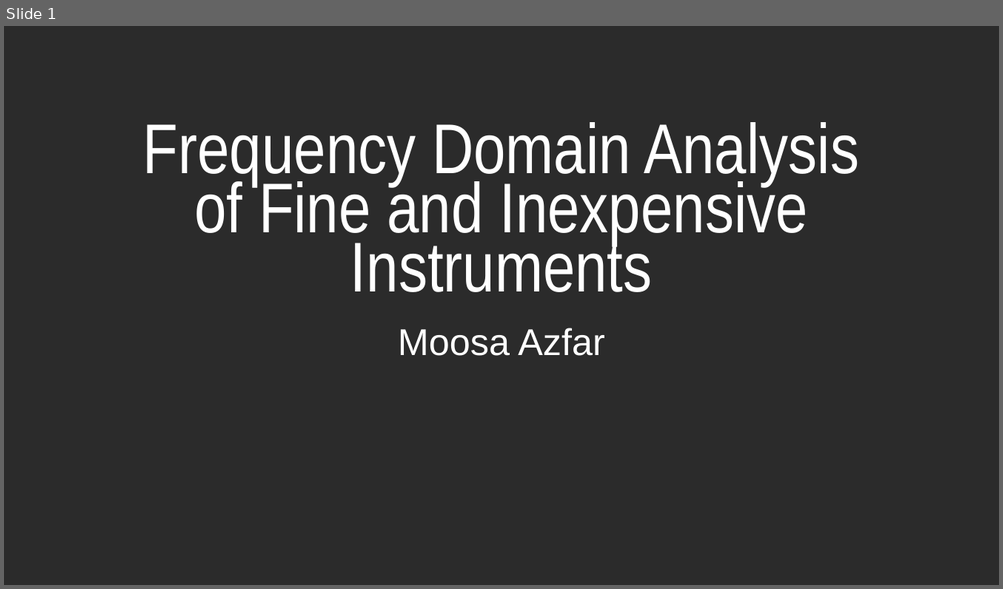
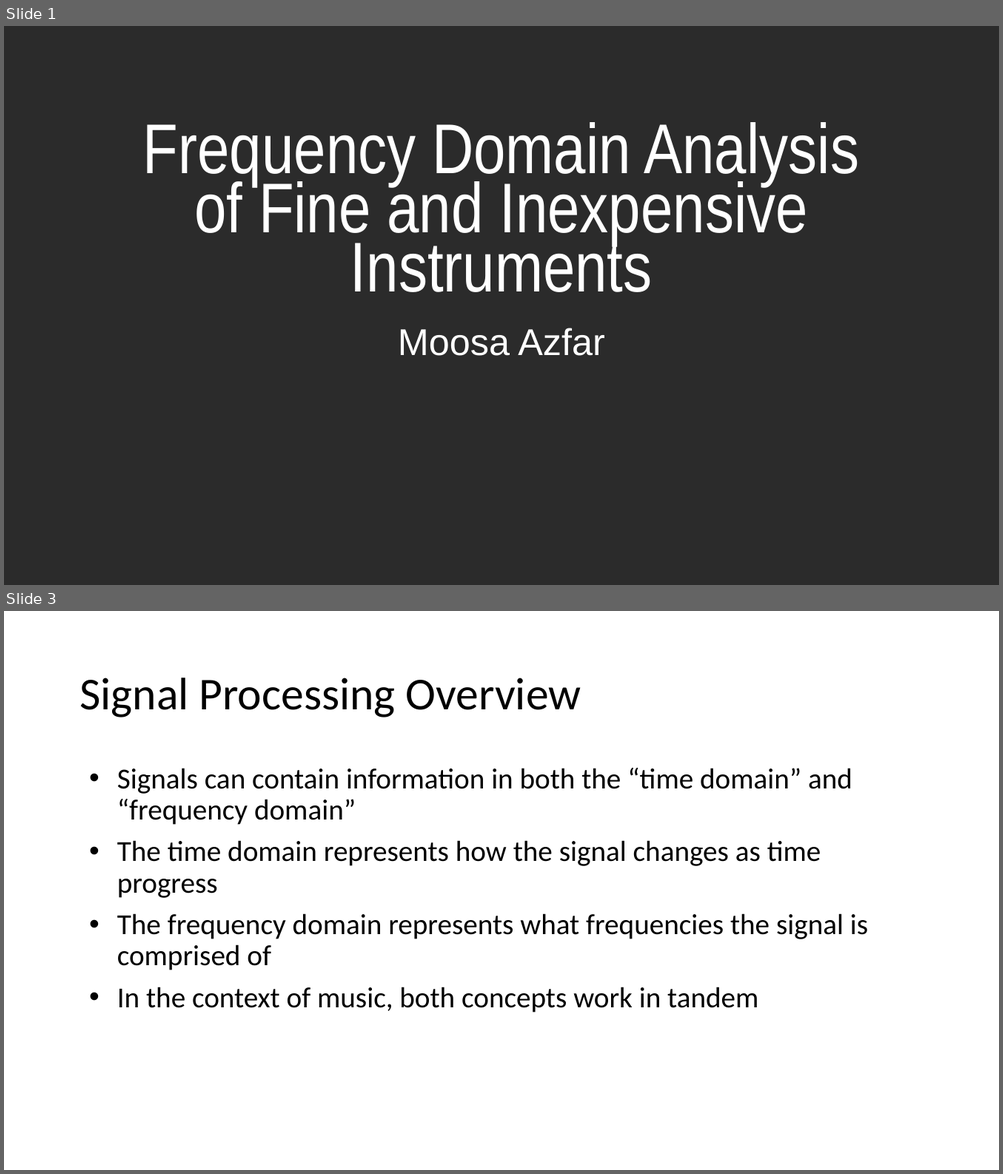
Before and after one commit to mxazfar/Music-Project, a slide deck: URC Presentation.pptx. Shown one above the other, each under a label of ours: slide 1 before the commit, slides 1 and 3 after it; the slides between them are not shown. The pictures are 1003x589 and 1003x1174 pixels, drawn with LibreOffice and Linux fonts; fonts in the diff are those of the drawing; background and template pictures are left out; a plain dark background stands for a picture behind light text. Boxes give left, top, right and bottom in pixels: in the first picture for what was removed or moved away, otherwise in the second. Text is boxed around its words. In the diff, an @@ line names an element or a change of style, - is before the commit and + after.

```diff
--- a/URC Presentation.pptx
+++ b/URC Presentation.pptx
@@ slide 3 added at bbox=[4, 611, 999, 1170], background #FFFFFF @@
@@ title added at bbox=[79, 678, 580, 718], 44 pt, text #000000 @@
+Signal Processing Overview
@@ text added at bbox=[117, 768, 868, 1013], 28 pt, text #000000 @@
+• Signals can contain information in both the “time domain” and “frequency domain”
+• The time domain represents how the signal changes as time progress
+• The frequency domain represents what frequencies the signal is comprised of
+• In the context of music, both concepts work in tandem
```
Also in this commit, not shown: 16 other slides added, 1 slide removed.
